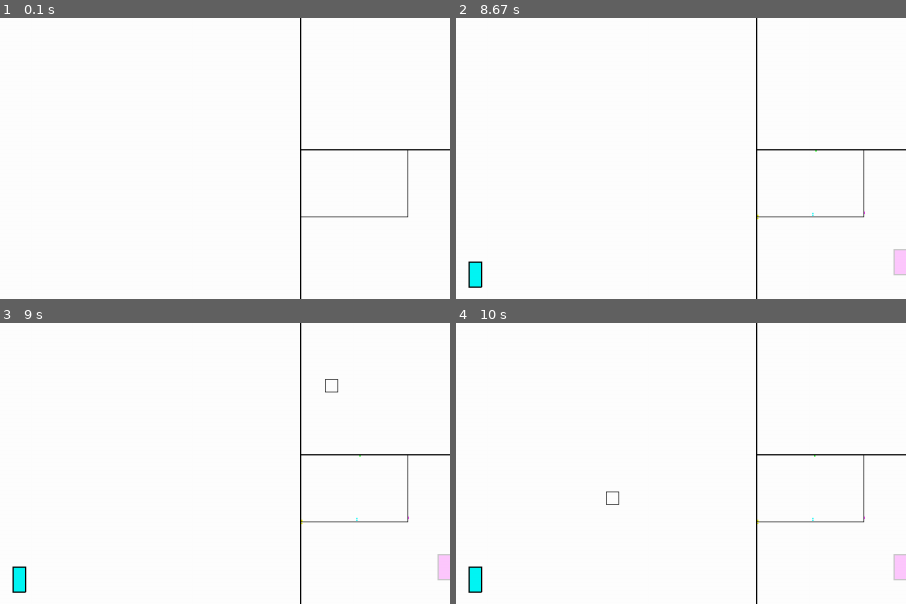
Above: before the commit, frames 1-4 (two rows, left to right).
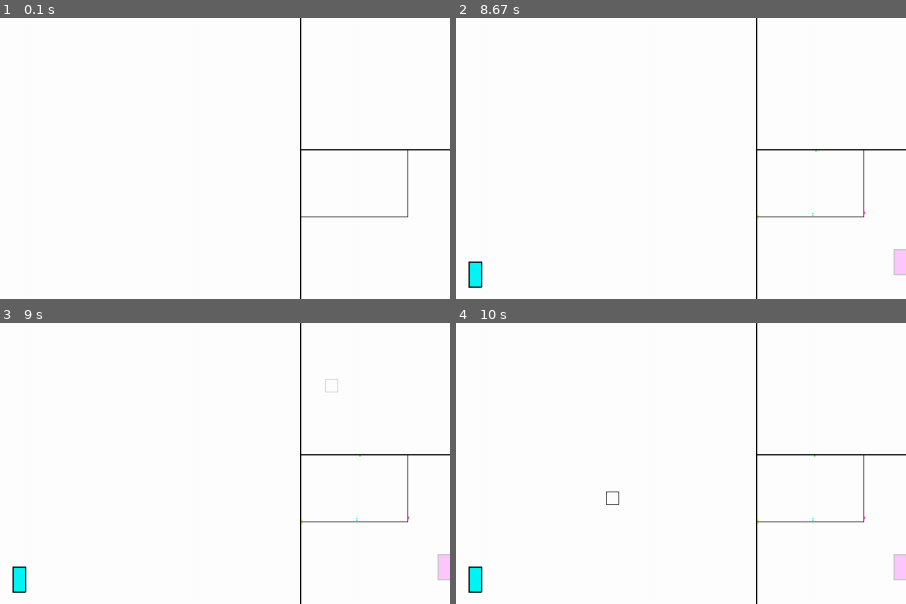
Above: after the commit, the same moments.

Repository: sbwhitt/pygame-life-simulation
Game: pygame game, started from main.py
Same seed, same stepped clock (60 frames per second), same inputs: the game is played once before the commit and once after it.
Inputs (mouse positions are % of the whole screen's width and height, from its top left):
- Up to frame 1 (0.1 s): no input
- Up to frame 2 (8.67 s): click "Actions" at 0.38 s; tap Enter at 0.67 s; click (19, 35) at 1.05 s; click "Deletion" at 1.38 s; click (52, 16) at 1.72 s; tap E at 2 s; click (47, 33) at 2.38 s; click (36, 29) at 2.72 s; click (76, 41) at 3.05 s; click (81, 48) at 3.38 s; click (71, 32) at 3.72 s; click (21, 31) at 4.05 s; click (54, 46) at 4.38 s; click (21, 44) at 4.72 s; click (35, 79) at 5.05 s; click (20, 87) at 5.38 s; tap X at 5.67 s; click (40, 46) at 6.05 s; click (26, 24) at 6.38 s; click (68, 83) at 6.72 s; click (44, 20) at 7.05 s; click (31, 75) at 7.38 s; click (17, 29) at 7.72 s; click (82, 27) at 8.05 s; click (25, 40) at 8.38 s
- Up to frame 3 (9 s): click (86, 62) at 8.72 s
- Up to frame 4 (10 s): click (13, 81) at 9.05 s; click (49, 67) at 9.38 s; click (68, 80) at 9.72 s
The pictures show only the part of the screen within x 50-100%, y 50-100%; the shares and areas given below are measured in that part.

Frames 1-2 are identical in both runs. In frame 3, less than 0.1% of the frame differs, in the area x 72-76%, y 19-25%; in frame 4, nothing differs.

Commit message:
add side panel

Diff:
--- a/src/app.py
+++ b/src/app.py
@@ -3,13 +3,12 @@
 import static.colors as colors
 import static.settings as settings
 from src.interface.window import Window
-from src.interface.stats import Stats
 from src.tracking.metrics import Metrics
 from src.entities.entity_manager import EntityManager
 from src.colonies.colony_manager import ColonyManager
-from src.interface.mini_map import MiniMap
 from src.interface.mouse import Mouse
 from src.utils.clock import Clock
+from src.interface.side_panel import SidePanel
 from src.utils.interface_map import InterfaceMap
 from src.interface.picker_menu import PickerMenu
 
@@ -33,9 +32,8 @@
         self.c_man = ColonyManager(self.screen)
         self.keys = []
         self.mouse = Mouse(self.window)
-        self.stats = Stats()
         self.metrics = Metrics()
-        self.minimap = MiniMap(self.screen, self.window)
+        self.side_panel = SidePanel(self.window)
         self.picker = PickerMenu((20, 20))
 
     def on_init(self) -> None:
@@ -62,7 +60,7 @@
         self._handle_keys_pressed()
         self._handle_mouse_actions()
         self._update_metrics()
-        self._update_stats()
+        self.side_panel.update_stats(self.clock, self.e_man, self.metrics)
         self._check_interface_map()
         self.clock.step()
         if self.paused:
@@ -75,9 +73,8 @@
         self.e_man.render_entities(self.window)
         self.c_man.render_colonies(self.window)
         self.e_man.render_selected(self.window, self.clock)
-        self.stats.render(self.screen)
         self.mouse.render_cursor(self.screen)
-        self.minimap.render(self.screen, self.e_man.entities)
+        self.side_panel.render(self.screen, self.e_man.entities)
         self.picker.render(self.screen)
         pygame.display.flip()
 
@@ -102,36 +99,7 @@
         self.on_cleanup()
 
     # helpers
-    def _update_stats(self) -> None:
-        self.stats.clear()
-        self.stats.add_stat("fps: ",
-                            str(int(pygame.time.Clock.get_fps(self.clock.clock))))
-        self.stats.add_stat("entities: ",
-                            str(len(self.e_man.entities)))
-        self.stats.add_stat("entities all time: ",
-                            str(self.e_man.created))
-        self.stats.add_stat("diseased entities: ",
-                            str(self.e_man.get_diseased_entities(self.e_man.entities)))
-        self.stats.add_stat("entities eaten: ",
-                            str(self.e_man.eaten))
-        # self.stats.add_stat("colonies: ",
-        #                     str(len(self.c_man.colonies)))
-        self.stats.add_stat("time elapsed: ", self.metrics.get_time_elapsed())
-        self.stats.add_stat("entities per minute: ",
-                            str(int(self.metrics.get_rate("created") - self.metrics.get_rate("destroyed"))),
-                            color=colors.GREEN)
-        self.stats.add_stat("created per minute: ",
-                            str(int(self.metrics.get_rate("created"))),
-                            color=colors.BLUE)
-        self.stats.add_stat("destroyed per minute: ",
-                            str(int(self.metrics.get_rate("destroyed"))),
-                            color=colors.RED)
-        self.stats.add_stat("diseased per minute: ",
-                            str(int(self.metrics.get_rate("diseased"))),
-                            colors.BROWN)
-        # self.stats.add_stat("eaten per minute: ",
-        #                     str(int(self.metrics.get_rate("eaten"))),
-        #                     colors.ORANGE)
+
 
     def _create_metrics(self) -> None:
         self.metrics.create_tracker("created")
@@ -143,7 +111,7 @@
         self.i_map.add_element(self.picker)
         for o in self.picker.options:
             self.i_map.add_element(o)
-        self.i_map.add_element(self.minimap)
+        self.i_map.add_element(self.side_panel.minimap)
 
     def _check_interface_map(self) -> None:
         if self.i_map.within_element(pygame.mouse.get_pos()):
--- a/src/interface/mini_map.py
+++ b/src/interface/mini_map.py
@@ -24,10 +24,9 @@
 
 
 class MiniMap(InterfaceElement):
-    def __init__(self, screen: pygame.display, window: Window):
+    def __init__(self, window: Window):
         style = MiniMapStyle()
         InterfaceElement.__init__(self, style, (window.width-style.WIDTH, window.height-style.HEIGHT))
-        self.screen = screen
         self.window = window
         self.map_ratio = (self.style.WIDTH / settings.WORLD_SIZE)
         self.cursor = MiniMapCursor(
@@ -62,5 +61,5 @@
                 pygame.draw.rect(screen, colors.BLACK,
                                  copy, border_radius=0)
             else:
-                pygame.draw.rect(self.screen, e.dna.color,
+                pygame.draw.rect(screen, e.dna.color,
                                  copy, border_radius=0)
--- /dev/null
+++ b/src/interface/side_panel.py
@@ -0,0 +1,56 @@
+import pygame
+import static.colors as colors
+import static.settings as settings
+from src.interface.interface_element import InterfaceElement
+from src.interface.window import Window
+from src.utils.clock import Clock
+from src.tracking.metrics import Metrics
+from src.entities.entity import Entity
+from src.entities.entity_manager import EntityManager
+from src.styles.styles import SidePanelStyle
+from src.interface.stats import Stats
+from src.interface.mini_map import MiniMap
+
+
+class SidePanel(InterfaceElement):
+    def __init__(self, window: Window) -> None:
+        style = SidePanelStyle()
+        pos = (settings.WINDOW_WIDTH-style.WIDTH, 0)
+        InterfaceElement.__init__(self, style, pos)
+        self.stats = Stats()
+        self.minimap = MiniMap(window)
+
+    def render(self, screen: pygame.display, entities: list[Entity]) -> None:
+        self.stats.render(screen)
+        self.minimap.render(screen, entities)
+
+    def update_stats(self, clock: Clock, e_man: EntityManager, metrics: Metrics) -> None:
+        self.stats.clear()
+        self.stats.add_stat("fps: ",
+                            str(int(pygame.time.Clock.get_fps(clock.clock))))
+        self.stats.add_stat("entities: ",
+                            str(len(e_man.entities)))
+        self.stats.add_stat("entities all time: ",
+                            str(e_man.created))
+        self.stats.add_stat("diseased entities: ",
+                            str(e_man.get_diseased_entities(e_man.entities)))
+        self.stats.add_stat("entities eaten: ",
+                            str(e_man.eaten))
+        # self.stats.add_stat("colonies: ",
+        #                     str(len(c_man.colonies)))
+        self.stats.add_stat("time elapsed: ", metrics.get_time_elapsed())
+        self.stats.add_stat("entities per minute: ",
+                            str(int(metrics.get_rate("created") - metrics.get_rate("destroyed"))),
+                            color=colors.GREEN)
+        self.stats.add_stat("created per minute: ",
+                            str(int(metrics.get_rate("created"))),
+                            color=colors.BLUE)
+        self.stats.add_stat("destroyed per minute: ",
+                            str(int(metrics.get_rate("destroyed"))),
+                            color=colors.RED)
+        self.stats.add_stat("diseased per minute: ",
+                            str(int(metrics.get_rate("diseased"))),
+                            colors.BROWN)
+        # self.stats.add_stat("eaten per minute: ",
+        #                     str(int(metrics.get_rate("eaten"))),
+        #                     colors.ORANGE)
--- a/src/styles/styles.py
+++ b/src/styles/styles.py
@@ -18,6 +18,13 @@
     WIDTH = settings.ENT_WIDTH
     HEIGHT = settings.ENT_WIDTH
     BORDER_WIDTH = 1
+    ALPHA = 0
+
+@dataclass
+class SidePanelStyle(Style):
+    WIDTH = 240
+    HEIGHT = settings.WINDOW_HEIGHT
+    BORDER_WIDTH = 0
     ALPHA = 0
 
 @dataclass
